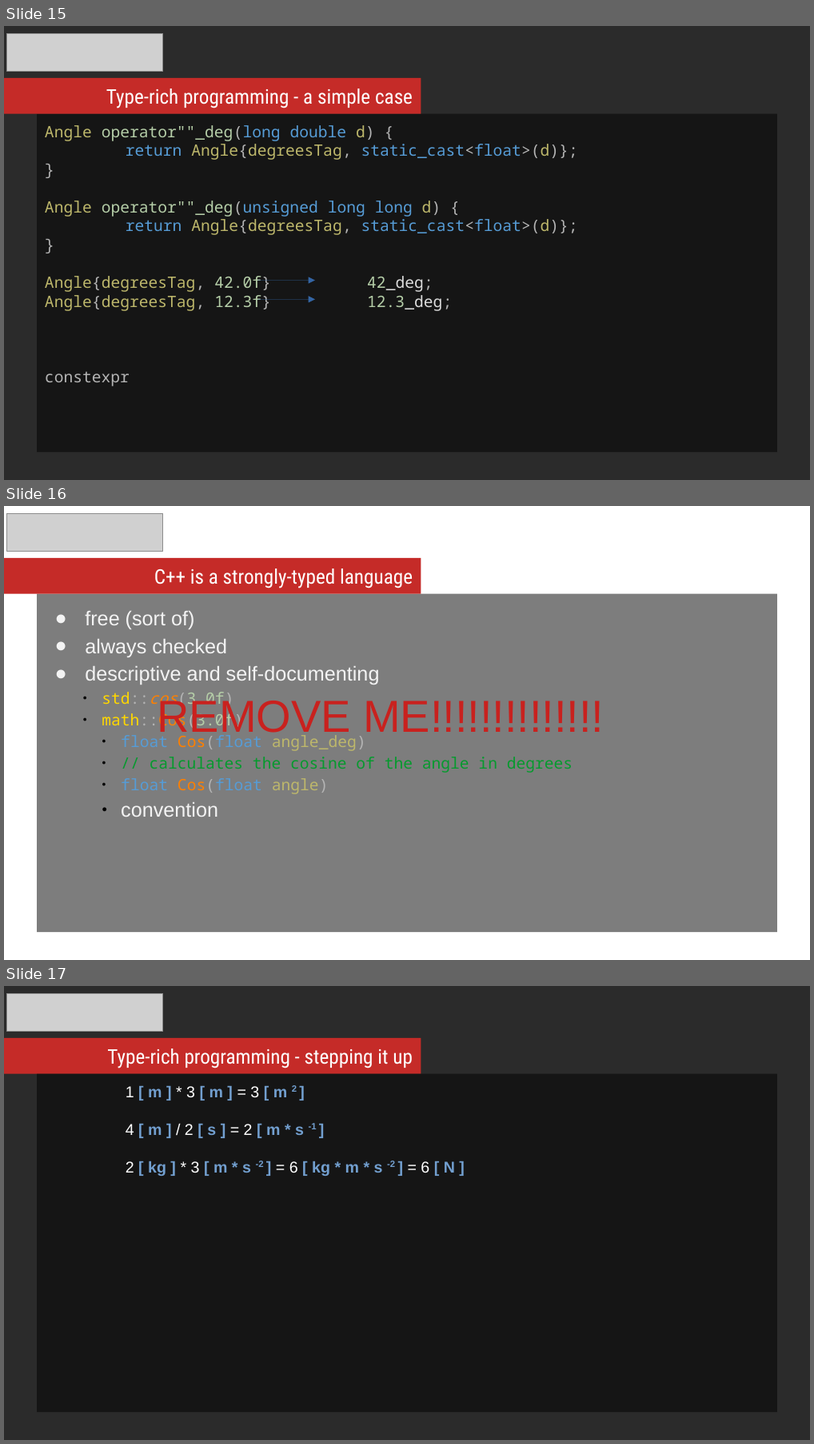
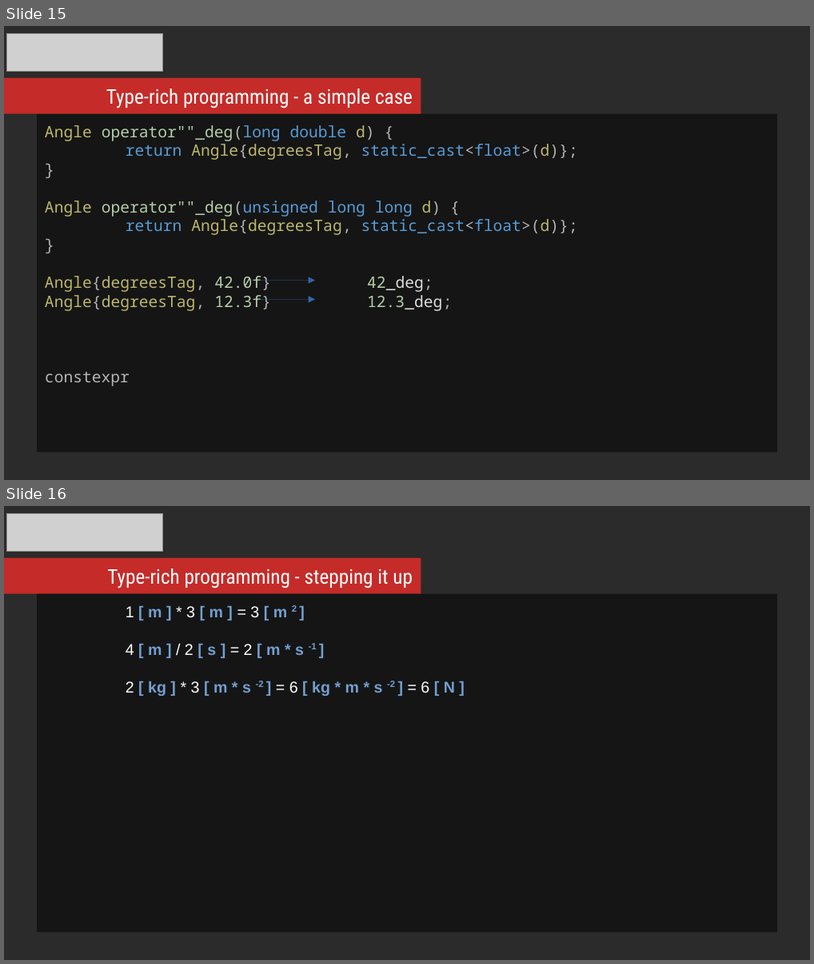
Before and after one commit to mikosz/type-safety, a slide deck: ask-not-what-you-can-do-for-the-compiler.odp. Shown one above the other, each under a label of ours: slides 15, 16 and 17 before the commit, slides 15 and 16 after it. The pictures are 814x1444 and 814x964 pixels, drawn with LibreOffice and Linux fonts; fonts in the diff are those of the drawing; grey boxes stand for pictures; background and template pictures are left out; a plain dark background stands for a picture behind light text. Boxes give left, top, right and bottom in pixels: in the first picture for what was removed or moved away, otherwise in the second. Text is boxed around its words. In the diff, an @@ line names an element or a change of style, - is before the commit and + after.

```diff
--- a/ask-not-what-you-can-do-for-the-compiler.odp
+++ b/ask-not-what-you-can-do-for-the-compiler.odp
@@ slide 16 removed at (x1=4, y1=506, x2=810, y2=960), background picture (left out) @@
@@ picture removed at (x1=7, y1=513, x2=164, y2=551) @@
@@ rectangle removed at (x1=4, y1=558, x2=421, y2=593) @@
@@ text removed at (x1=154, y1=568, x2=413, y2=588) @@
-C++ is a strongly-typed language
@@ rectangle removed at (x1=37, y1=594, x2=778, y2=932) @@
-● free (sort of)
-● always checked
-● descriptive and self-documenting
-    ● std::cos(3.0f)
-    ● math::Cos(3.0f)
-      ● float Cos(float angle_deg)
-      ● // calculates the cosine of the angle in degrees
-      ● float Cos(float angle)
-      ● convention
@@ text removed at (x1=157, y1=696, x2=604, y2=739) @@
-REMOVE ME!!!!!!!!!!!!!!
@@ what was slide 17 is now slide 16 @@
```
Also in this commit, not shown: 1 slide changed, 3 slides added.
